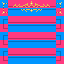
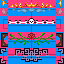
Two versions of the same layered image (64×64). Layer-by-layer changes:
added layer "Layer 10" above "Layer 6 copy" over [1, 0, 63, 15]
added layer "Layer 6 copy" above "Layer 6" over [0, 48, 64, 64]
hid "Legendary" over [2, 1, 62, 14]
added layer "Layer 11" above "Layer 2 copy 2" over [8, 18, 55, 24]
added layer "Layer 3 copy" above "Layer 3" over [1, 33, 63, 47]
painted on "Template" over [31, 0, 32, 64]
